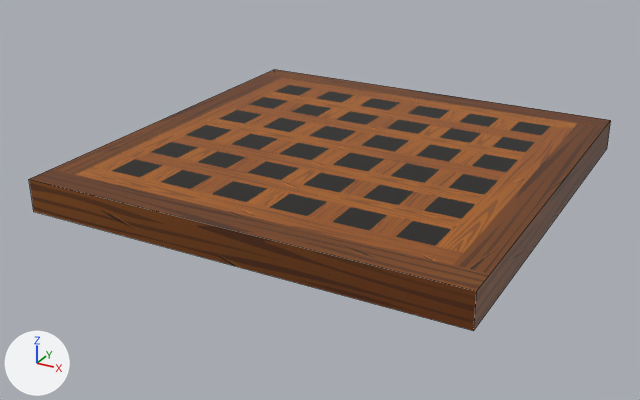
The FBX model Derive/Assets/3D_Model/LCR_Grille.fbx, before and after one commit.
Rendered twice from a 50 mm lens placed at (2.66, -5.21, 2.69), pointed at (-0.1, -0.18, 0.18). The lights are fixed; the arrows at lower left show +X, +Y and +Z. Mesh edges are drawn as thin lines.
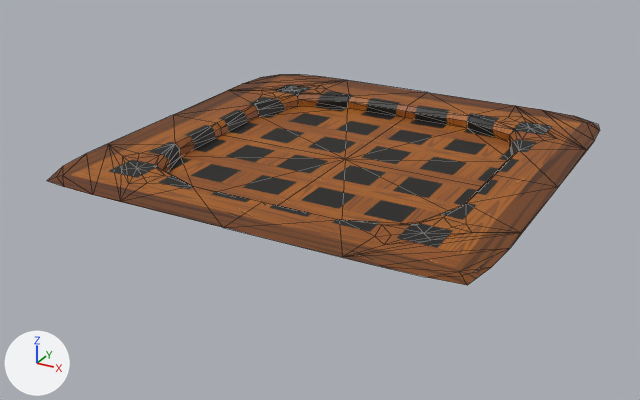
Commit message: grille done

Changed parts and their boxes (x1, y1, x2, y2) in the pictures (640 x 400 px):
'Cube', reshaped (19% shorter)
    before: (29, 69, 611, 331)
    after: (47, 74, 600, 285)

Edits to the bpy script that builds the scene:
```text
Change me_cube_001:
    used by ob_cube; location = (0.0, 0.0, 1.0)
    remove me_cube_001.from_pydata(...)  # 8 vertices, 6 faces; spans x -1.5..1.5, y -1.5..1.5, z -0.69..-0.46
    add me_cube_001.from_pydata(...)  # 145 vertices, 256 faces; spans x -1.5..1.5, y -1.5..1.5, z -0.56..-0.46
    me_cube_001 part 1: the whole mesh is rebuilt
```
